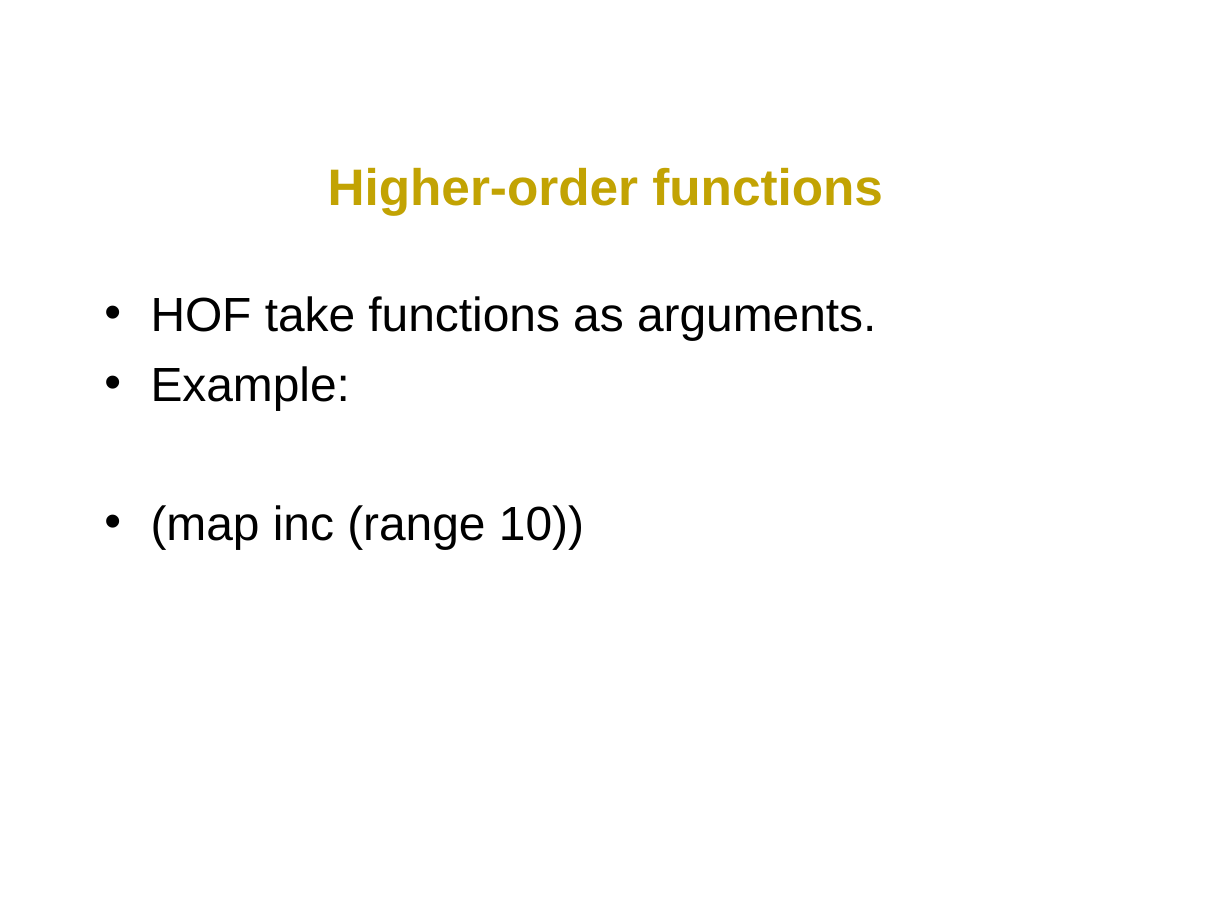
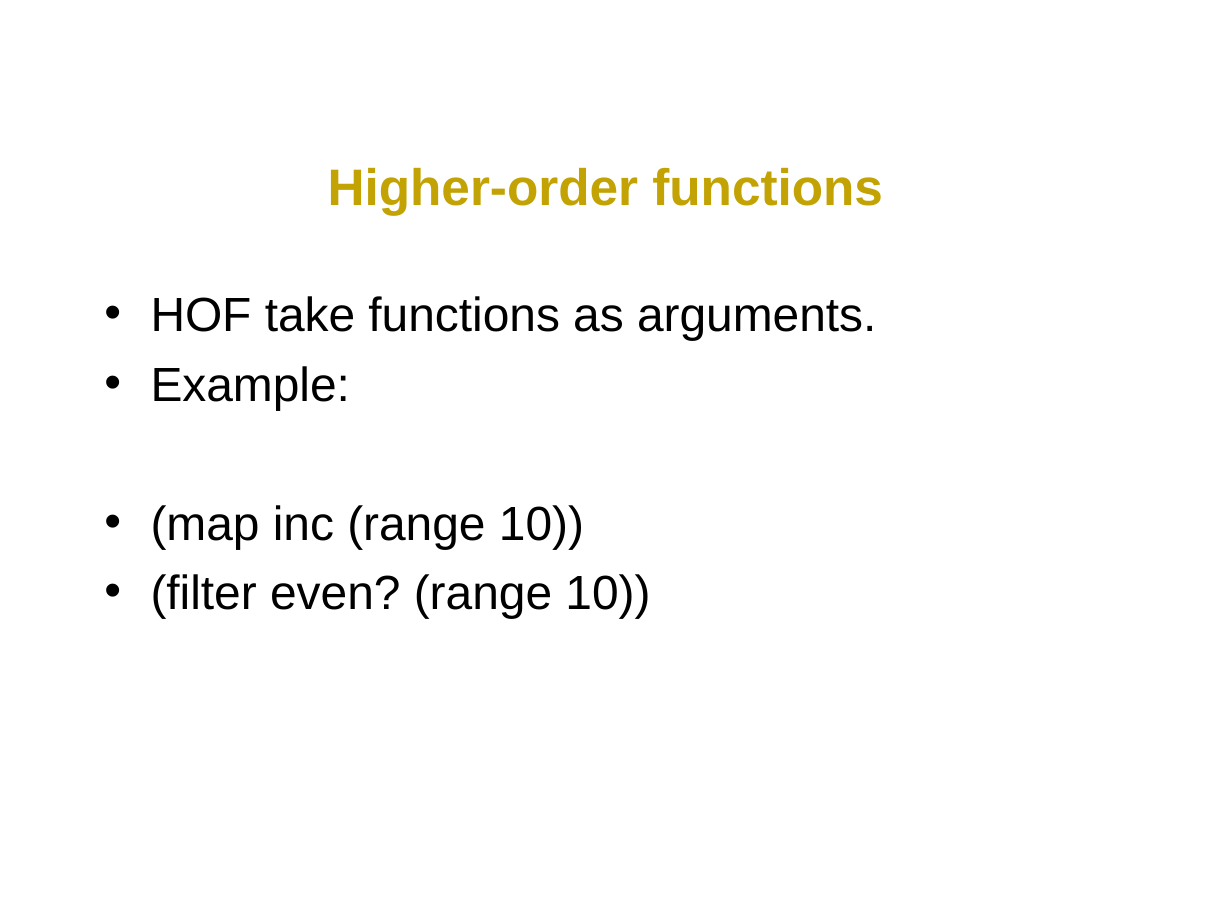
Before and after one commit to svdberg/ClojureJFall2011, a slide deck: slide 8 of ClojureWorkshop.ppt. Drawn at 1232x924 pixels with LibreOffice and Linux fonts; fonts in the diff are those of the drawing; background and template pictures are left out. Boxes give left, top, right and bottom in pixels: in the first picture for what was removed or moved away, otherwise in the second. Text is boxed around its words. In the diff, an @@ line names an element or a change of style, - is before the commit and + after.

Commit message:
added presentation

```diff
--- a/ClojureWorkshop.ppt
+++ b/ClojureWorkshop.ppt
@@ text at (x1=151, y1=574, x2=650, y2=618): paragraph added @@
+• (filter even? (range 10))
```
Also in this commit, not shown: 10 slides added, 2 slides removed, 2 other files.
